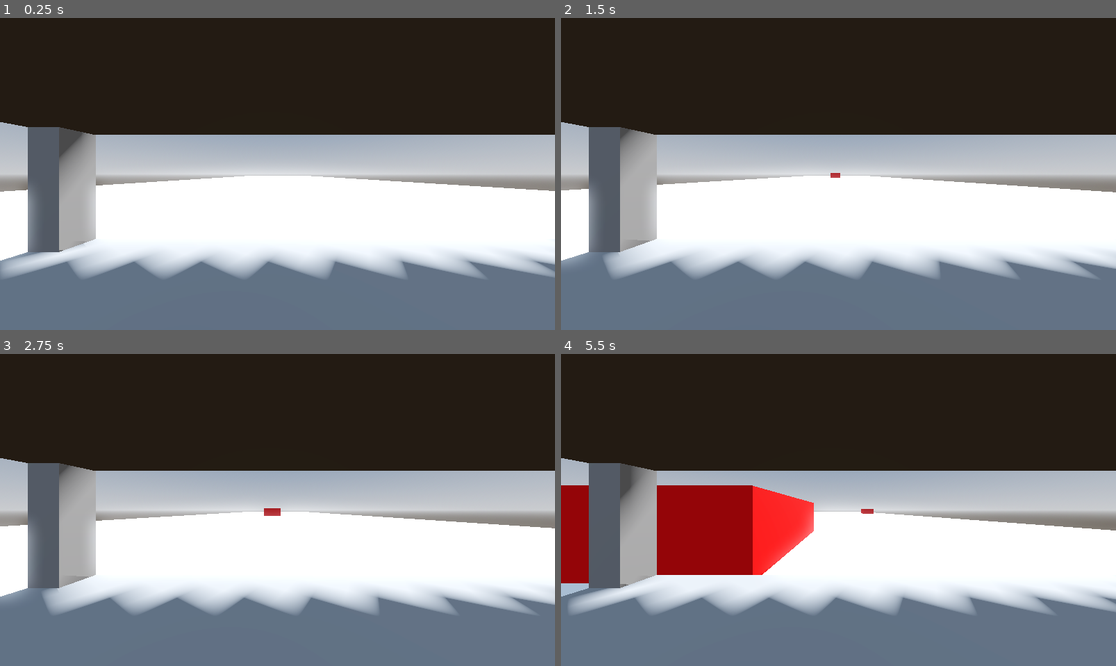
Above: before the commit, frames 1-4 (two rows, left to right).
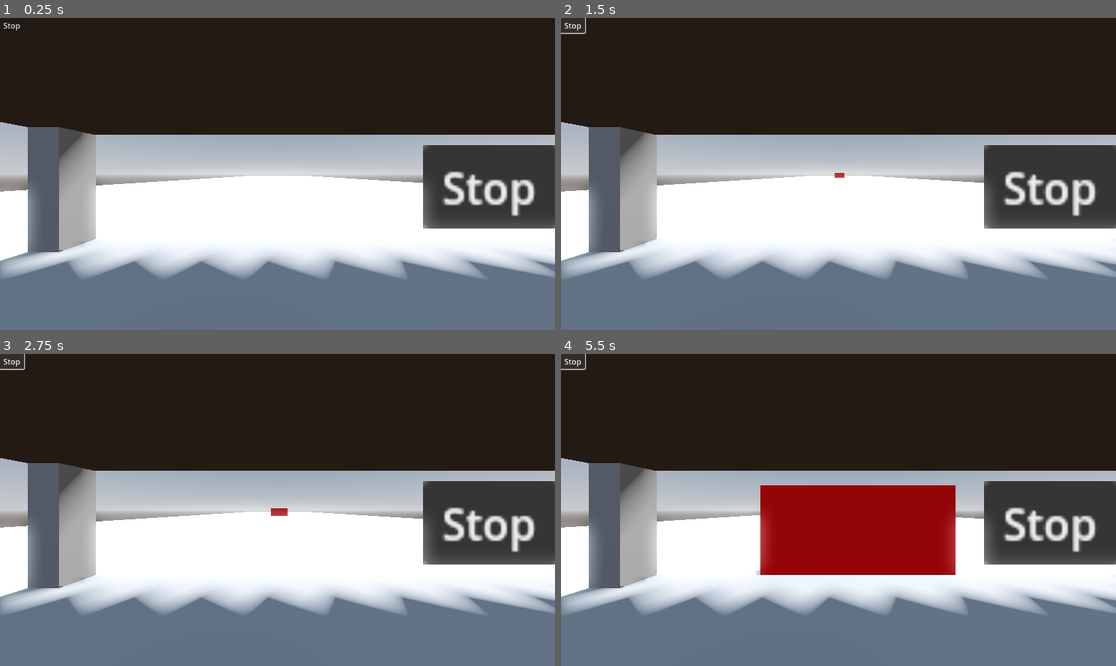
Above: after the commit, the same moments.

Repository: gmjtheeuwen/OwnTheRoad
Game: Godot game, scene res://scenes/main.tscn
Same seed, same stepped clock (60 frames per second), same inputs: the game is played once before the commit and once after it.
Inputs (mouse positions are in pixels of both pictures, inside the frame that each line leads up to):
- Up to frame 1 (0.25 s): no input
- Up to frame 2 (1.5 s): click (572, 24) at 0.5 s, where only the run after the commit has a clickable "Stop"; tap Enter at 1.25 s; hold Right (ui_right) from 1.28 s (still down)
- Up to frame 3 (2.75 s): release Right (ui_right) at 2.03 s; hold Left (ui_left) from 2.03 s (still down)
- Up to frame 4 (5.5 s): release Left (ui_left) at 2.78 s; hold Right (ui_right) 2.78-4.28 s; hold Left (ui_left) from 4.28 s (still down)

The runs differ from the first frame. In frame 1, 6.2% of the frame differs, in the area x 0-100%, y 1-68%; in frame 2, 11%; in frame 3, 11%; in frame 4, 25%, in the area x 0-100%, y 0-84%.

Commit message:
Car stop moving on button press

Diff:
--- a/scenes/main.tscn
+++ b/scenes/main.tscn
@@ -1,8 +1,9 @@
-[gd_scene load_steps=8 format=3 uid="uid://bt2cjutntdjtl"]
+[gd_scene load_steps=9 format=3 uid="uid://bt2cjutntdjtl"]
 
 [ext_resource type="Script" uid="uid://blc7hueu1wfk1" path="res://scripts/main.gd" id="1_ig7tw"]
 [ext_resource type="PackedScene" uid="uid://k7ggvl3b5sxu" path="res://scenes/car.tscn" id="2_0xm2m"]
 [ext_resource type="PackedScene" uid="uid://dspuk2sfm2owv" path="res://scenes/player_car.tscn" id="3_h2yge"]
+[ext_resource type="PackedScene" uid="uid://bmugmxiijvmk7" path="res://scenes/stopcar.tscn" id="4_jyhfs"]
 
 [sub_resource type="ProceduralSkyMaterial" id="ProceduralSkyMaterial_0xm2m"]
 sky_horizon_color = Color(0.66224277, 0.6717428, 0.6867428, 1)
@@ -33,6 +34,9 @@
 [node name="Player" parent="." instance=ExtResource("3_h2yge")]
 maxSpeed = 5.0
 
+[node name="Stopcar" parent="Player" instance=ExtResource("4_jyhfs")]
+transform = Transform3D(1, 0, 0, 0, 1, 0, 0, 0, 1, 0.5931243, 0.701237, -1.980652)
+
 [node name="Environment" type="Node3D" parent="."]
 
 [node name="CSGBox3D" type="CSGBox3D" parent="Environment"]
@@ -46,4 +50,6 @@
 [node name="SpawnTimer" type="Timer" parent="."]
 autostart = true
 
+[connection signal="stop_button_pressed" from="Player/Stopcar" to="." method="_on_stopcar_stop_button_pressed"]
+[connection signal="stop_button_pressed" from="Player/Stopcar" to="Player" method="_on_stopcar_stop_button_pressed"]
 [connection signal="timeout" from="SpawnTimer" to="." method="spawnCar"]
--- /dev/null
+++ b/scenes/stopcar.tscn
@@ -0,0 +1,44 @@
+[gd_scene load_steps=3 format=3 uid="uid://bmugmxiijvmk7"]
+
+[ext_resource type="Script" uid="uid://b8wlcu7v1jvek" path="res://scripts/stopcar.gd" id="1_wghnu"]
+
+[sub_resource type="ViewportTexture" id="ViewportTexture_il64d"]
+viewport_path = NodePath("Sprite3D/SubViewport")
+
+[node name="Stopcar" type="Node3D"]
+script = ExtResource("1_wghnu")
+
+[node name="Sprite3D" type="Sprite3D" parent="."]
+texture = SubResource("ViewportTexture_il64d")
+
+[node name="SubViewport" type="SubViewport" parent="Sprite3D"]
+size = Vector2i(50, 31)
+
+[node name="Control" type="Control" parent="Sprite3D/SubViewport"]
+layout_mode = 3
+anchors_preset = 0
+offset_right = 40.0
+offset_bottom = 40.0
+
+[node name="StopButton" type="Button" parent="Sprite3D/SubViewport/Control"]
+layout_mode = 0
+offset_right = 50.0
+offset_bottom = 31.0
+text = "Stop"
+
+[node name="CanvasLayer" type="CanvasLayer" parent="."]
+
+[node name="Control2" type="Control" parent="CanvasLayer"]
+layout_mode = 3
+anchors_preset = 0
+offset_right = 40.0
+offset_bottom = 40.0
+
+[node name="StopButton" type="Button" parent="CanvasLayer/Control2"]
+layout_mode = 0
+offset_right = 50.0
+offset_bottom = 31.0
+text = "Stop"
+
+[connection signal="pressed" from="Sprite3D/SubViewport/Control/StopButton" to="." method="_on_stop_button_pressed"]
+[connection signal="pressed" from="CanvasLayer/Control2/StopButton" to="." method="_on_stop_button_pressed"]
--- a/scripts/main.gd
+++ b/scripts/main.gd
@@ -27,3 +27,7 @@
 	var spawnY = -spawnDistance
 	carToSpawn.position = Vector3(spawnX, 0, spawnY)
 	carToSpawn.process_mode = Node.PROCESS_MODE_INHERIT
+
+
+func _on_stopcar_stop_button_pressed() -> void:
+	pass # Replace with function body.
--- a/scripts/player.gd
+++ b/scripts/player.gd
@@ -3,13 +3,19 @@
 @export var maxSpeed = 10.0
 @export var turnSpeed = 0.2
 var velocityX = 0.0
+var carIsActive = true
 
 func _physics_process(delta: float) -> void:
 	if !is_on_floor():
 		velocity = get_gravity() * delta
 
-	var direction = Input.get_axis("ui_left", "ui_right")
-	velocityX = move_toward(velocityX, direction * maxSpeed, turnSpeed)
-	position.x += velocityX * delta
+	if carIsActive:
+		var direction = Input.get_axis("ui_left", "ui_right")
+		velocityX = move_toward(velocityX, direction * maxSpeed, turnSpeed)
+		position.x += velocityX * delta
+		move_and_slide()
 
-	move_and_slide()
+
+
+func _on_stopcar_stop_button_pressed() -> void:
+	carIsActive = false
--- /dev/null
+++ b/scripts/stopcar.gd
@@ -0,0 +1,11 @@
+extends Node3D
+
+@onready var stopButton
+
+signal stop_button_pressed
+
+
+func _on_stop_button_pressed() -> void:
+	emit_signal("stop_button_pressed")
+	print("Stop button pressed")
+	pass # Replace with function body.
Not shown, added: scripts/stopcar.gd.uid
